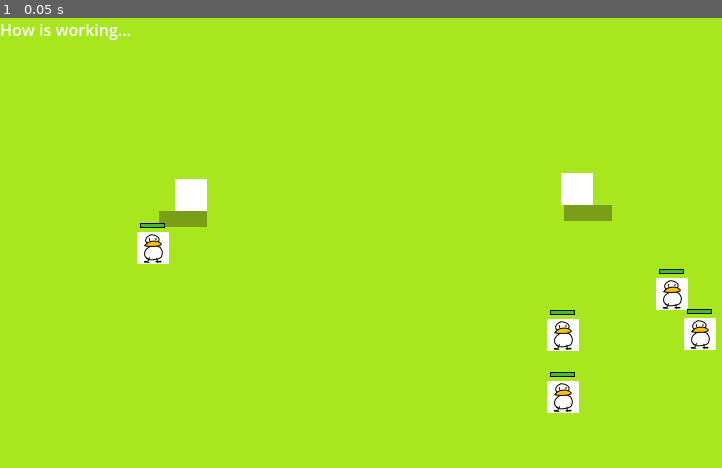
Above: before the commit, frame 1.
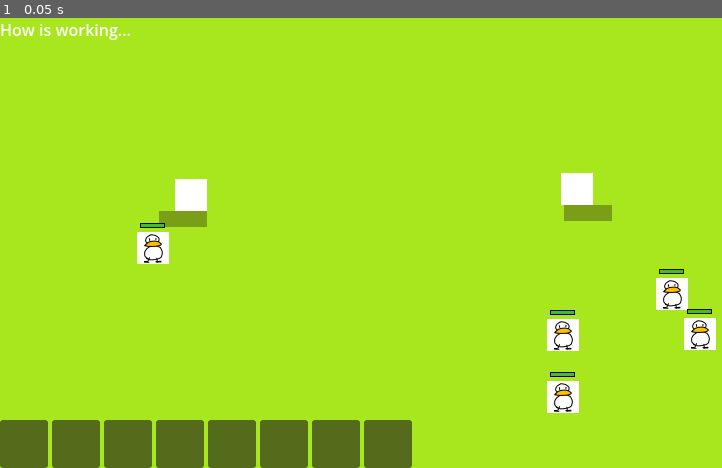
Above: after the commit, the same moment.

Repository: Sukimo/Duck_Tactics
Game: Godot game, scene res://scene/main.tscn
Same seed, same stepped clock (60 frames per second), same inputs: the game is played once before the commit and once after it. This scene is started directly instead of the project's main scene.
Inputs:
- Up to frame 1 (0.05 s): no input

The runs differ from the first frame. In frame 1, 5.7% of the frame differs, in the area x 0-58%, y 89-100%.
Error before the commit: Invalid access to property or key 'wave_started' on a base object of type 'Nil'. (res://scene/main.gd:12)
Error after the commit: Invalid access to property or key 'state_changed' on a base object of type 'Nil'. (res://scene/prepare_ui.gd:23)

Commit message:
[Add] duck slot

Diff:
--- a/autoload/wave_manager.gd
+++ b/autoload/wave_manager.gd
@@ -29,7 +29,8 @@
 
 func start_game() -> void:
 	wave_index = 0
-	GameState.change(GameState.State.REST)
+	GameState.change(GameState.State.SLIDE_TO_ARENA)
+	_begin_prep()
 
 # Called by Main when camera finishes sliding TO arena
 func on_arrived_at_arena() -> void:
@@ -37,6 +38,11 @@
 
 # Called by "Ready" button or prep timer expiry
 func begin_battle() -> void:
+	 # Place any ducks still sitting in slots
+	var prep_ui = get_tree().current_scene.get_node_or_null("CanvasLayer/PrepUI")
+	if prep_ui:
+		prep_ui.place_remaining()
+
 	GameState.change(GameState.State.BATTLE)
 	emit_signal("wave_started", wave_index + 1)
 	_build_spawn_queue()
@@ -49,6 +55,16 @@
 # ── Phases ────────────────────────────────────────────────────────────────
 func _begin_prep() -> void:
 	GameState.change(GameState.State.PREP)
+
+	#collect all ducks currently in the scene
+	var ducks:Array=[]
+	for d in get_tree().get_nodes_in_group("ducks"):
+		ducks.append(d)
+	#give the to PrepUI
+	var prep_ui =get_tree().current_scene.get_node_or_null("CanvasLayer/PrepUI")
+	if prep_ui:
+		prep_ui.populate(ducks)
+
 	_timer.wait_time = PREP_TIME
 	_timer.one_shot  = true
 	_timer.start()
--- a/scene/main.gd
+++ b/scene/main.gd
@@ -9,6 +9,7 @@
 
 const SLIDE_DURATION : float = 0.6
 func _ready() -> void:
+	camera.global_position.x = 0.0
 	WaveManager.wave_started.connect(_on_wave_started)
 	WaveManager.wave_cleared.connect(_on_wave_cleared)
 	WaveManager.all_waves_cleared.connect(_on_all_cleared)
--- a/scene/main.tscn
+++ b/scene/main.tscn
@@ -3,6 +3,7 @@
 [ext_resource type="Script" uid="uid://6d18xl3y0q8j" path="res://scene/main.gd" id="1_itxqv"]
 [ext_resource type="PackedScene" uid="uid://4y65ctapxa7c" path="res://scene/arena_2d.tscn" id="2_v0l8b"]
 [ext_resource type="PackedScene" uid="uid://byttr52pjh1fx" path="res://scene/rest_zone.tscn" id="3_wp4xf"]
+[ext_resource type="Script" uid="uid://delclna7dru0q" path="res://scene/prepare_ui.gd" id="4_brvut"]
 
 [node name="Node2D" type="Node2D" unique_id=286947507]
 script = ExtResource("1_itxqv")
@@ -28,3 +29,22 @@
 offset_right = 40.0
 offset_bottom = 23.0
 text = "How is working..."
+
+[node name="PrepUI" type="Control" parent="CanvasLayer" unique_id=1051206559]
+layout_mode = 3
+anchors_preset = 15
+anchor_right = 1.0
+anchor_bottom = 1.0
+grow_horizontal = 2
+grow_vertical = 2
+script = ExtResource("4_brvut")
+metadata/_edit_use_anchors_ = true
+
+[node name="SlotBar" type="HBoxContainer" parent="CanvasLayer/PrepUI" unique_id=1267715122]
+layout_mode = 1
+anchors_preset = 12
+anchor_top = 1.0
+anchor_right = 1.0
+anchor_bottom = 1.0
+grow_horizontal = 2
+grow_vertical = 0
--- /dev/null
+++ b/scene/prepare_ui.gd
@@ -0,0 +1,105 @@
+extends Control
+# Attach to a CanvasLayer node called "PrepUI"
+const MAX_SLOT:int= 8
+
+var slot_ducks: Array= []
+var _slot_panels: Array= []
+var _dragging_duck: BaseDuck = null
+var _drag_from_slot: int =-1
+
+@onready var slot_bar : HBoxContainer =$SlotBar
+
+func _ready() -> void:
+	slot_ducks.resize(MAX_SLOT)
+	slot_ducks.fill(null)
+
+	#build slot panels dynamically
+	for i in MAX_SLOT:
+		var panel := Panel.new()
+		panel.custom_minimum_size = Vector2(48,48)
+		slot_bar.add_child(panel)
+		_slot_panels.append(panel)
+
+	GameState.state_changed.connect(_on_state_chenged)
+	visible =false
+
+func _on_state_chenged(s: GameState.State)->void:
+	visible = s == GameState.State.PREP
+
+#public API
+
+## Called by WaveManager/GameState when entering PREP
+## Pass all ducks currently in the player's roster
+func populate(ducks:Array)-> void:
+	#clear old
+	slot_ducks.fill(null)
+	_update_slot_visuals()
+
+	var i:=0
+	for duck in ducks:
+		if i>= MAX_SLOT:
+			break
+		slot_ducks[i] =duck
+		duck.visible =false  # hide from world until placed
+	_update_slot_visuals()
+
+## Called when prep timer expires — teleport unplaced ducks to default spots
+func place_remaining()->void:
+	var default_positions : Array = _default_positions()
+	var pos_idx := 0
+	for i in MAX_SLOT:
+		var duck = slot_ducks[i]
+		if duck != null and is_instance_valid(duck):
+			duck.visible =true
+			duck.global_position = default_positions[pos_idx % default_positions.size()]
+			pos_idx += 1
+			slot_ducks[i]=null
+	_update_slot_visuals()
+
+# drag from slot
+func _gui_input_on_slot(event: InputEvent, slot_idx: int)->void:
+	if event is InputEventMouseButton and event.button_index == MOUSE_BUTTON_LEFT:
+		if event.pressed and slot_ducks[slot_idx] !=null:
+			_start_drag(slot_idx)
+
+func _start_drag(slot_idx: int)->void:
+	_dragging_duck = slot_ducks[slot_idx]
+	_drag_from_slot =slot_idx
+	slot_ducks[slot_idx] = null
+	_update_slot_visuals()
+	_dragging_duck.visible =true
+	_dragging_duck.global_position =get_viewport().get_mouse_position()
+	# hand off dragging to the duck's own input (already in duck.gd)
+	# duck.gd will call _try_merge_at or just drop on world
+
+func _input(event: InputEvent) -> void:
+	if _dragging_duck == null:
+		return
+	if event is InputEventMouseMotion:
+		_dragging_duck.global_position = get_viewport().get_mouse_position()
+	if event is InputEventMouseButton and not event.pressed:
+		_on_drop()
+
+func _on_drop()->void:
+	if _dragging_duck == null:
+		return
+	# Duck stays where it landed — duck.gd handles merge logic already
+	_dragging_duck =null
+	_drag_from_slot = -1
+
+#visuals
+func _update_slot_visuals()->void:
+	for i in MAX_SLOT:
+		var panel : Panel = _slot_panels[i]
+		var duck =slot_ducks[i]
+		# Tint: filled = yellow, empty =dark
+		var style:= StyleBoxFlat.new()
+		style.bg_color =Color(0.9,0.8,0.1) if duck != null else Color(0.2,0.2,0.2,)
+		style.border_width_bottom=2
+		style.border_color = Color(0,0,0)
+		panel.add_theme_stylebox_override("panel",style)
+
+func _default_positions() -> Array:
+	return [Vector2(300, 200), Vector2(350, 200), Vector2(400, 200), Vector2(450, 200),
+		Vector2(300, 280), Vector2(350, 280), Vector2(400, 280), Vector2(450, 280),
+		]
--- a/scene/rest_zone.tscn
+++ b/scene/rest_zone.tscn
@@ -54,3 +54,5 @@
 offset_right = 40.0
 offset_bottom = 23.0
 text = "Rest Zone"
+
+[connection signal="pressed" from="Control/Button" to="." method="_on_button_pressed"]
--- a/units/duck.gd
+++ b/units/duck.gd
@@ -43,7 +43,7 @@
 		var world := get_global_mouse_position()
 
 		#press
-		if event.is_pressed():
+		if event.pressed:
 			if _is_click_on_self(world):
 				#start hold timer clikc or drag in _process
 				_mouse_held=true
@@ -56,7 +56,7 @@
 				get_viewport().set_input_as_handled()
 			return
 		#release
-		if not event.is_pressed():
+		if not event.pressed:
 			if _is_dragging:
 				#end drag > attempt merge
 				_is_dragging=false
